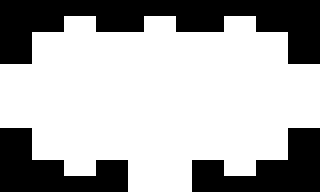
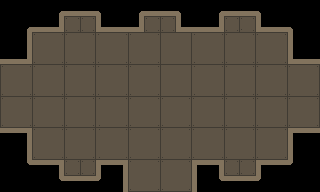
Layered file, before and after one edit (320x192). Changes by layer:
added layer "Calque 3 copie 5" above "Calque 4 copie 3" over [2, 18, 320, 192]
added layer "Calque 4 copie 3" above "Calque 1" over [0, 16, 320, 192]
painted on "Calque 1" over [0, 16, 320, 192]
added layer "Calque 2" above "Arrière-plan" over [0, 11, 320, 192]
